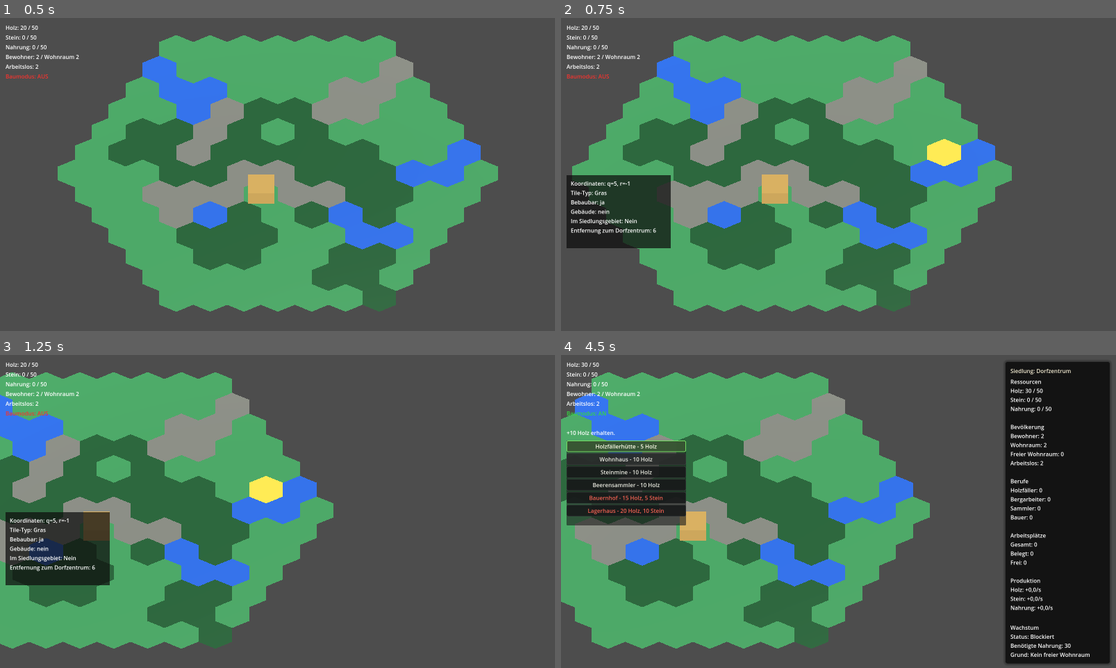
Above: before the commit, frames 1-4 (two rows, left to right).
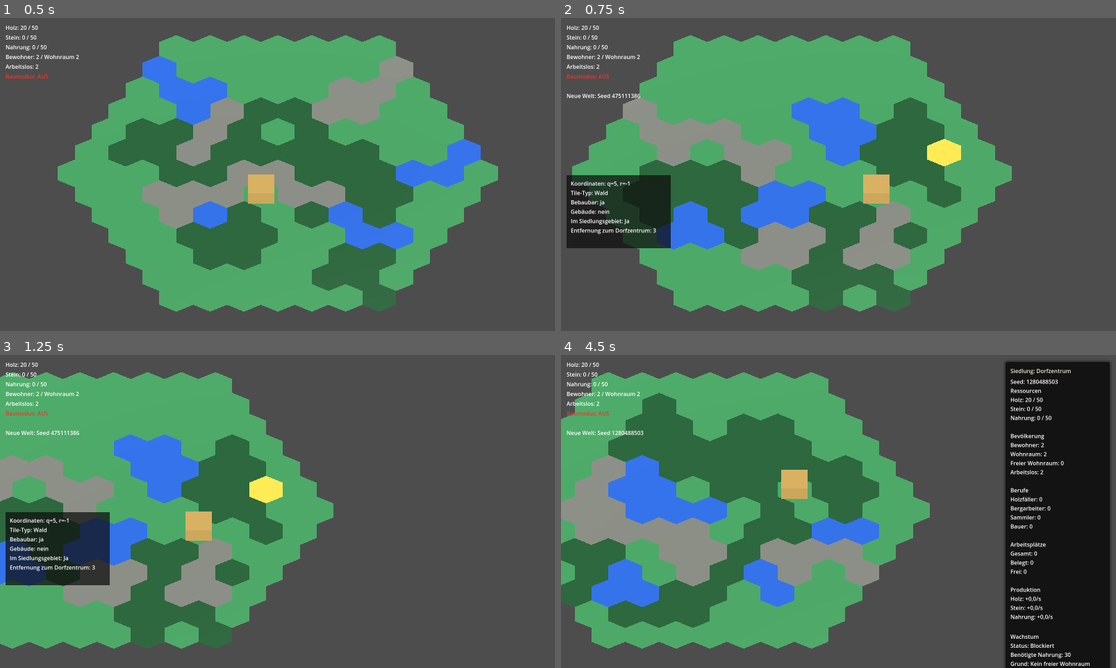
Above: after the commit, the same moments.

Repository: Ranu4922/CodexGame
Game: Godot game, scene res://scenes/Main.tscn
The game is run twice, just before and just after one commit, with the same random seed, the same clock (stepped at 60 frames per second) and the same inputs.
Inputs (mouse positions are in pixels of both pictures, inside the frame that each line leads up to):
- Up to frame 1 (0.5 s): no input
- Up to frame 2 (0.75 s): tap Enter at 0.5 s; move the mouse to (960, 158) at 0.52 s; hold D from 0.53 s (still down); tap N at 0.6 s; click (960, 158) at 0.67 s
- Up to frame 3 (1.25 s): keep holding D
- Up to frame 4 (4.5 s): move the mouse to (727, 527) at 1.27 s; release D at 1.28 s; hold S 1.28-2.03 s; tap N at 1.35, 2.3, 3.05, 3.8 s; move the mouse to (894, 442) at 2.02 s; hold D 2.03-2.78 s; tap I at 2.1 s; move the mouse to (810, 574) at 2.77 s; hold W 2.78-3.53 s; tap B at 2.85 s; click (810, 574) at 2.92 s; move the mouse to (1005, 558) at 3.52 s; hold A from 3.53 s (still down); tap R at 3.6 s; move the mouse to (672, 464) at 4.27 s; tap 1 at 4.35 s

Frame 1 is identical in both runs. In frame 2, 27% of the frame differs, in the area x 1-79%, y 12-94%; in frame 3, 24%; in frame 4, 32%, in the area x 0-99%, y 2-100%.

Commit message:
Add runtime seed regeneration

Diff:
--- a/scripts/world_generation_controller.gd
+++ b/scripts/world_generation_controller.gd
@@ -5,6 +5,9 @@
 @export var stone_cluster_count: int = 4
 
 @onready var hex_grid: Node = get_parent().get_node("HexGrid")
+@onready var settlement_window: PanelContainer = get_parent().get_node("CanvasLayer/SettlementWindow")
+@onready var settlement_content_label: Label = get_parent().get_node("CanvasLayer/SettlementWindow/VBoxContainer/ContentLabel")
+@onready var info_panel: PanelContainer = get_parent().get_node("CanvasLayer/InfoPanel")
 
 var tile_materials: Dictionary = {}
 var tiles_by_coords: Dictionary = {}
@@ -12,6 +15,18 @@
 
 func _ready() -> void:
 	call_deferred("_run_world_generation")
+
+
+func _process(_delta: float) -> void:
+	_update_seed_display()
+
+
+func _unhandled_input(event: InputEvent) -> void:
+	if event is InputEventKey:
+		var key_event: InputEventKey = event as InputEventKey
+		if key_event.pressed and not key_event.echo and key_event.keycode == KEY_N:
+			_regenerate_with_random_seed()
+			get_viewport().set_input_as_handled()
 
 
 func _run_world_generation() -> void:
@@ -22,6 +37,122 @@
 	_generate_clustered_world()
 	_reposition_village_center()
 	_refresh_village_influence()
+
+
+func _regenerate_with_random_seed() -> void:
+	var rng: RandomNumberGenerator = RandomNumberGenerator.new()
+	rng.randomize()
+	var new_seed: int = rng.randi_range(1, 2147483647)
+	hex_grid.set("generation_seed", new_seed)
+	_regenerate_current_world()
+	hex_grid.emit_signal("message_changed", "Neue Welt: Seed %d" % new_seed)
+
+
+func _regenerate_current_world() -> void:
+	tile_materials = hex_grid.get("tile_materials") as Dictionary
+	tiles_by_coords = hex_grid.get("tiles_by_coords") as Dictionary
+	if tiles_by_coords.is_empty():
+		return
+	_reset_selection_and_build_mode()
+	_reset_runtime_controllers()
+	_clear_all_buildings()
+	_reset_hex_grid_runtime_state()
+	_generate_clustered_world()
+	_reposition_village_center()
+	_refresh_village_influence()
+	_reset_population_to_start()
+	_update_seed_display()
+
+
+func _reset_selection_and_build_mode() -> void:
+	hex_grid.set("build_mode", false)
+	hex_grid.emit_signal("build_mode_changed", false)
+	hex_grid.call("clear_selected_building")
+	hex_grid.call("_clear_selection")
+	info_panel.visible = false
+
+
+func _reset_runtime_controllers() -> void:
+	var farm_controller: Node = get_parent().get_node_or_null("FarmController")
+	if farm_controller != null:
+		farm_controller.set("farm_tiles", Array([], TYPE_OBJECT, "MeshInstance3D", null))
+		farm_controller.set("farmer_count", 0)
+		farm_controller.set("production_timer", 0.0)
+		farm_controller.set("farm_selected", false)
+	var storage_controller: Node = get_parent().get_node_or_null("StorageController")
+	if storage_controller != null:
+		storage_controller.set("warehouse_count", 0)
+		storage_controller.set("warehouse_selected", false)
+		storage_controller.call("_recalculate_storage_capacity")
+
+
+func _clear_all_buildings() -> void:
+	for tile_value in tiles_by_coords.values():
+		var tile: MeshInstance3D = tile_value as MeshInstance3D
+		if tile == null:
+			continue
+		_remove_building_children(tile)
+		tile.set_meta("has_building", false)
+		tile.set_meta("building_name", "")
+		tile.set_meta("building_type", "")
+		tile.set_meta("workplace_count", 0)
+		tile.set_meta("job_type", "")
+		tile.set_meta("assigned_workers", 0)
+		tile.set_meta("assigned_resident_id", 0)
+		_remove_optional_meta(tile, "resident_capacity")
+		_remove_optional_meta(tile, "current_residents")
+		_remove_optional_meta(tile, "own_forest")
+		_remove_optional_meta(tile, "adjacent_forests")
+		_remove_optional_meta(tile, "lumberjack_production")
+		_remove_optional_meta(tile, "own_stone")
+		_remove_optional_meta(tile, "adjacent_stones")
+		_remove_optional_meta(tile, "stone_mine_production")
+		_remove_optional_meta(tile, "food_production")
+		_remove_optional_meta(tile, "storage_wood")
+		_remove_optional_meta(tile, "storage_stone")
+		_remove_optional_meta(tile, "storage_food")
+		_remove_optional_meta(tile, "nearest_village_center_coords")
+
+
+func _remove_building_children(tile: MeshInstance3D) -> void:
+	var children: Array[Node] = []
+	for child in tile.get_children():
+		var child_node: Node = child as Node
+		if child_node == null:
+			continue
+		if child_node.name == "ClickBody" or child_node.name == "InfluenceMarker":
+			continue
+		children.append(child_node)
+	for child_node in children:
+		_remove_child_immediately(tile, child_node)
+
+
+func _reset_hex_grid_runtime_state() -> void:
+	hex_grid.set("lumberjack_hut_tiles", Array([], TYPE_OBJECT, "MeshInstance3D", null))
+	hex_grid.set("stone_mine_tiles", Array([], TYPE_OBJECT, "MeshInstance3D", null))
+	hex_grid.set("berry_gatherer_tiles", Array([], TYPE_OBJECT, "MeshInstance3D", null))
+	hex_grid.set("production_timer", 0.0)
+	hex_grid.set("food_consumption_timer", 0.0)
+	hex_grid.set("wood", int(hex_grid.get("starting_wood")))
+	hex_grid.set("stone", int(hex_grid.get("starting_stone")))
+	hex_grid.set("food", int(hex_grid.get("starting_food")))
+	hex_grid.set("residents", Array([], TYPE_DICTIONARY, "", null))
+	hex_grid.set("lumberjack_count", 0)
+	hex_grid.set("miner_count", 0)
+	hex_grid.set("berry_gatherer_count", 0)
+	hex_grid.set("workplace_count", 0)
+	hex_grid.set("assigned_workplace_count", 0)
+	hex_grid.set("free_workplace_count", 0)
+	hex_grid.set("unemployed_count", 0)
+	hex_grid.emit_signal("wood_changed", int(hex_grid.get("wood")))
+	hex_grid.emit_signal("stone_changed", int(hex_grid.get("stone")))
+	hex_grid.emit_signal("food_changed", int(hex_grid.get("food")))
+	hex_grid.emit_signal("work_changed", 0, 0, 0, 0, 0)
+
+
+func _reset_population_to_start() -> void:
+	hex_grid.call("_recalculate_housing_capacity")
+	hex_grid.call("_set_population", int(hex_grid.get("starting_population")))
 
 
 func _generate_clustered_world() -> void:
@@ -138,7 +269,7 @@
 			tile.set_meta("job_type", "")
 			tile.set_meta("assigned_workers", 0)
 			tile.set_meta("assigned_resident_id", 0)
-			tile.remove_meta("resident_capacity")
+			_remove_optional_meta(tile, "resident_capacity")
 
 
 func _find_best_village_center_tile() -> MeshInstance3D:
@@ -210,6 +341,25 @@
 	hex_grid.call("_update_village_center_influence")
 
 
+func _update_seed_display() -> void:
+	if not settlement_window.visible:
+		return
+	if settlement_content_label.text.is_empty():
+		return
+	var lines: PackedStringArray = settlement_content_label.text.split("\n")
+	var seed_text: String = "Seed: %d" % int(hex_grid.get("generation_seed"))
+	if lines.size() > 0 and lines[0].begins_with("Seed:"):
+		lines[0] = seed_text
+	else:
+		lines.insert(0, seed_text)
+	settlement_content_label.text = "\n".join(lines)
+
+
+func _remove_optional_meta(tile: MeshInstance3D, meta_name: String) -> void:
+	if tile.has_meta(meta_name):
+		tile.remove_meta(meta_name)
+
+
 func _remove_child_immediately(parent_node: Node, child_node: Node) -> void:
 	if child_node == null:
 		return
